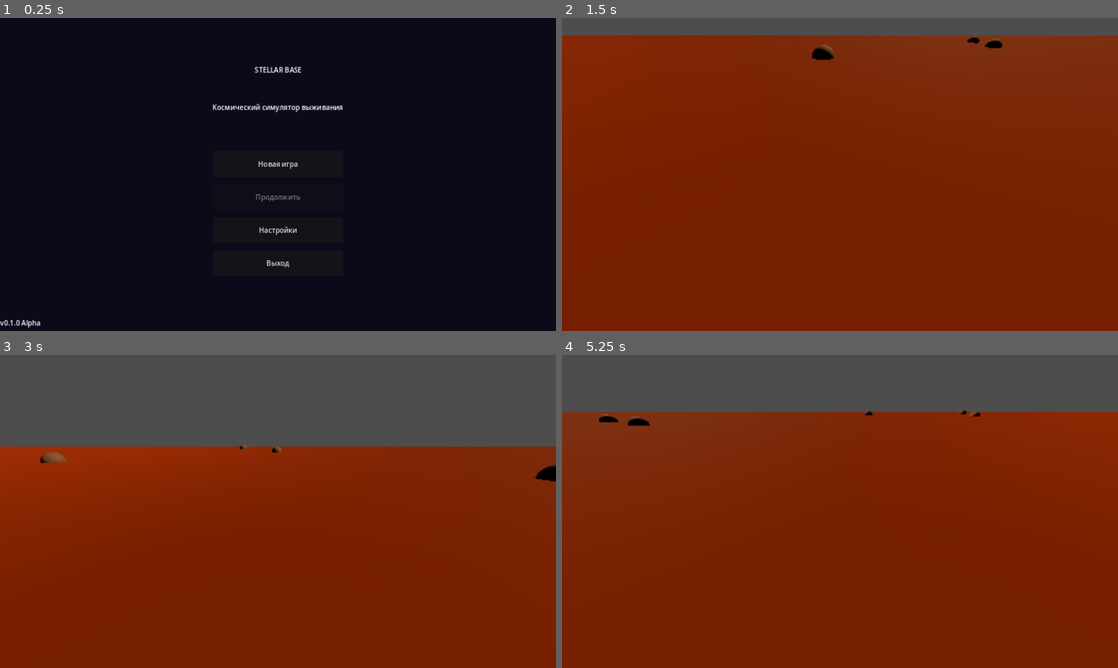
Above: before the commit, frames 1-4 (two rows, left to right).
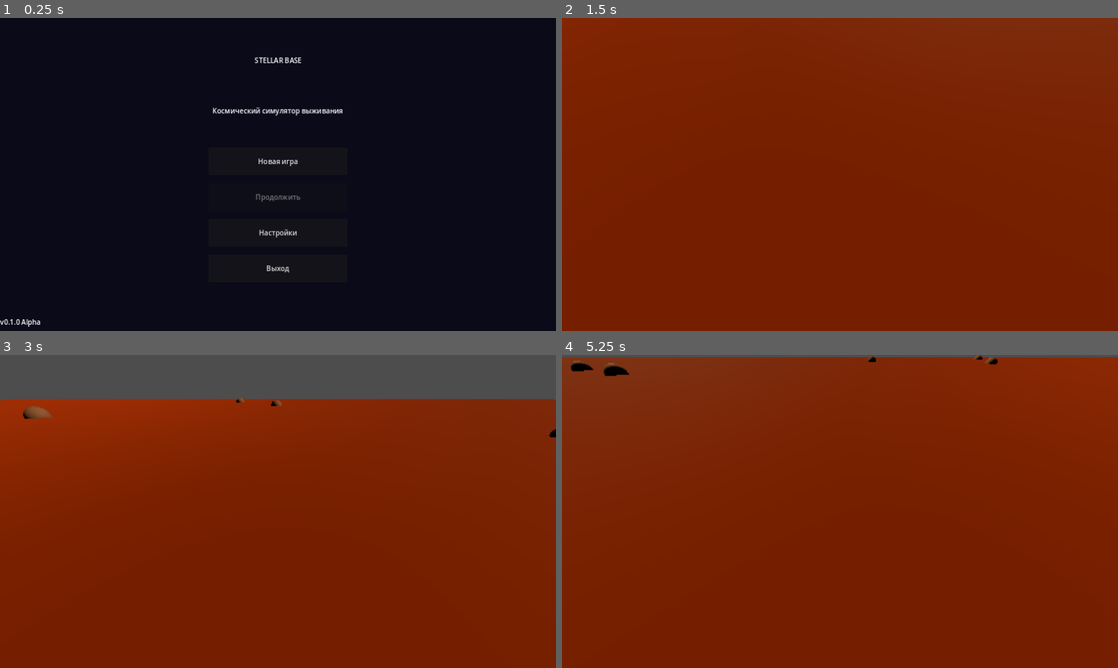
Above: after the commit, the same moments.

Repository: debugmi530-del/stellar-base-game
Game: Godot game, scene res://scenes/main_menu.tscn
The game is run twice, just before and just after one commit, with the same random seed, the same clock (stepped at 60 frames per second) and the same inputs.
Inputs (mouse positions are in pixels of both pictures, inside the frame that each line leads up to):
- Up to frame 1 (0.25 s): no input
- Up to frame 2 (1.5 s): click "Новая игра" at 0.5 s; tap Enter at 1.25 s; move the mouse to (867, 174) at 1.27 s; hold W (move_forward) from 1.28 s (still down); hold E (interact) from 1.28 s (still down)
- Up to frame 3 (3 s): keep holding W (move_forward); tap Space (jump) at 1.52, 2.27, 2.75 s; move the mouse to (250, 511) at 2.02 s; release E (interact) at 2.03 s; tap Shift (sprint) at 2.1 s; move the mouse to (289, 505) at 2.77 s; hold E (interact) from 2.78 s (still down)
- Up to frame 4 (5.25 s): keep holding W (move_forward); move the mouse to (834, 517) at 3.52 s; release E (interact) at 3.53 s; tap Shift (sprint) at 3.6, 5.1 s; tap Space (jump) at 3.77, 4.52, 5 s; tap Enter at 4.25 s; move the mouse to (878, 514) at 4.27 s; hold E (interact) 4.28-5.03 s; move the mouse to (795, 508) at 5.02 s

The runs differ from the first frame. In frame 1, 1.2% of the frame differs, in the area x 0-62%, y 12-100%; in frame 2, 5.8%; in frame 3, 16%; in frame 4, 18%, in the area x 0-100%, y 0-23%.

Commit message:
fix: main_menu.tscn — кнопки 320x64, убраны старые дочерние ноды SettingsPanel

Diff:
--- a/scenes/main_menu.tscn
+++ b/scenes/main_menu.tscn
@@ -17,7 +17,7 @@
 color = Color(0.04, 0.04, 0.1, 1)
 
 [node name="StarsParticles" type="GPUParticles2D" parent="."]
-amount = 200
+amount = 150
 lifetime = 8.0
 randomness = 1.0
 fixed_fps = 30
@@ -25,16 +25,17 @@
 [node name="TitleLabel" type="Label" parent="."]
 anchor_left = 0.5
 anchor_right = 0.5
-anchor_top = 0.15
+anchor_top = 0.12
 offset_left = -300
 offset_right = 300
 text = "STELLAR BASE"
 horizontal_alignment = 1
+add_theme_font_size_override = 40
 
 [node name="SubtitleLabel" type="Label" parent="."]
 anchor_left = 0.5
 anchor_right = 0.5
-anchor_top = 0.27
+anchor_top = 0.28
 offset_left = -250
 offset_right = 250
 text = "Космический симулятор выживания"
@@ -43,31 +44,34 @@
 [node name="CenterContainer" type="CenterContainer" parent="."]
 anchor_left = 0.5
 anchor_right = 0.5
-anchor_top = 0.4
-anchor_bottom = 0.85
-offset_left = -150
-offset_right = 150
+anchor_top = 0.38
+anchor_bottom = 0.88
+offset_left = -160
+offset_right = 160
 
 [node name="VBoxContainer" type="VBoxContainer" parent="CenterContainer"]
-theme_override_constants/separation = 16
+theme_override_constants/separation = 18
+
 [node name="NewGameBtn" type="Button" parent="CenterContainer/VBoxContainer"]
-custom_minimum_size = Vector2(300, 60)
+custom_minimum_size = Vector2(320, 64)
 text = "Новая игра"
+
 [node name="ContinueBtn" type="Button" parent="CenterContainer/VBoxContainer"]
-custom_minimum_size = Vector2(300, 60)
+custom_minimum_size = Vector2(320, 64)
 text = "Продолжить"
+
 [node name="SettingsBtn" type="Button" parent="CenterContainer/VBoxContainer"]
-custom_minimum_size = Vector2(300, 60)
+custom_minimum_size = Vector2(320, 64)
 text = "Настройки"
+
 [node name="ExitBtn" type="Button" parent="CenterContainer/VBoxContainer"]
-custom_minimum_size = Vector2(300, 60)
+custom_minimum_size = Vector2(320, 64)
 text = "Выход"
 
 [node name="VersionLabel" type="Label" parent="."]
-anchor_left = 0.0
 anchor_top = 1.0
 anchor_bottom = 1.0
-offset_top = -30
+offset_top = -32
 offset_right = 200
 text = "v0.1.0"
 
@@ -76,37 +80,5 @@
 anchor_bottom = 1.0
 visible = false
 script = ExtResource("2")
-[node name="Panel" type="PanelContainer" parent="SettingsPanel"]
-anchor_left = 0.5
-anchor_right = 0.5
-anchor_top = 0.5
-anchor_bottom = 0.5
-offset_left = -300
-offset_right = 300
-offset_top = -300
-offset_bottom = 300
-[node name="VBoxContainer" type="VBoxContainer" parent="SettingsPanel/Panel"]
-[node name="MusicSlider" type="HSlider" parent="SettingsPanel/Panel/VBoxContainer"]
-min_value = 0.0
-max_value = 1.0
-step = 0.05
-value = 0.8
-[node name="SFXSlider" type="HSlider" parent="SettingsPanel/Panel/VBoxContainer"]
-min_value = 0.0
-max_value = 1.0
-step = 0.05
-value = 1.0
-[node name="SensSlider" type="HSlider" parent="SettingsPanel/Panel/VBoxContainer"]
-min_value = 0.05
-max_value = 1.0
-step = 0.05
-value = 0.3
-[node name="InvertYCheck" type="CheckButton" parent="SettingsPanel/Panel/VBoxContainer"]
-text = "Инвертировать Y"
-[node name="QualityOption" type="OptionButton" parent="SettingsPanel/Panel/VBoxContainer"]
-[node name="CloseBtn" type="Button" parent="SettingsPanel/Panel"]
-text = "Закрыть"
-[node name="ApplyBtn" type="Button" parent="SettingsPanel/Panel"]
-text = "Применить"
 
 [node name="AnimationPlayer" type="AnimationPlayer" parent="."]
Not shown: 1 places in scenes/main_menu.tscn that only renumber resources
